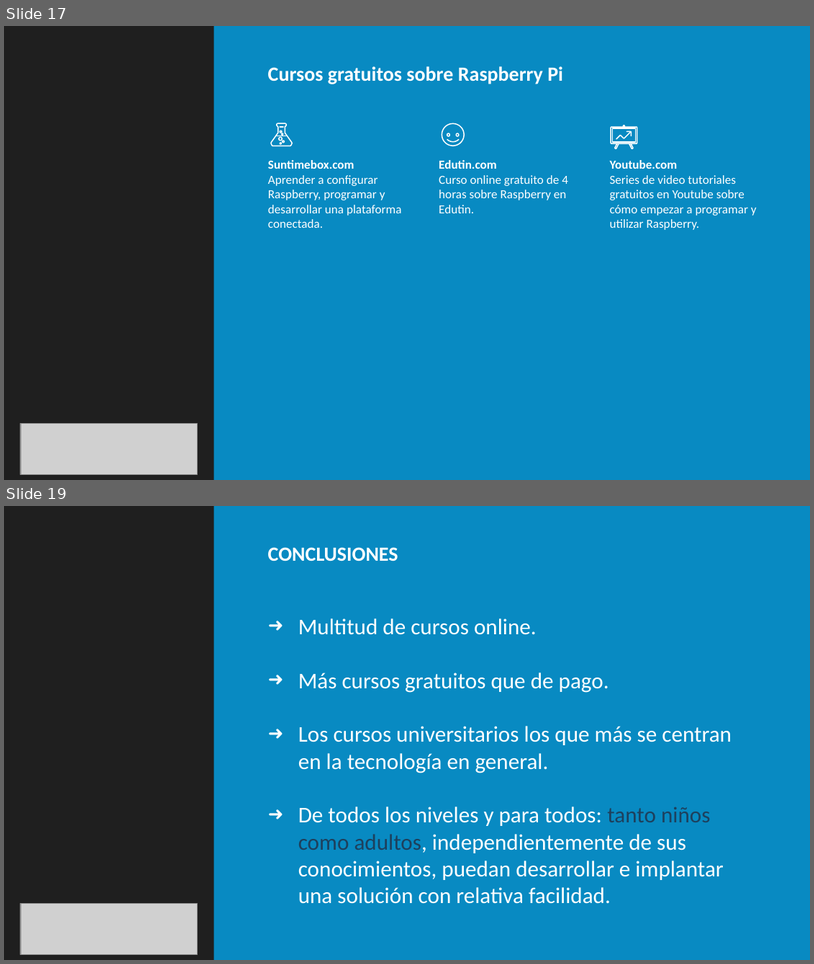
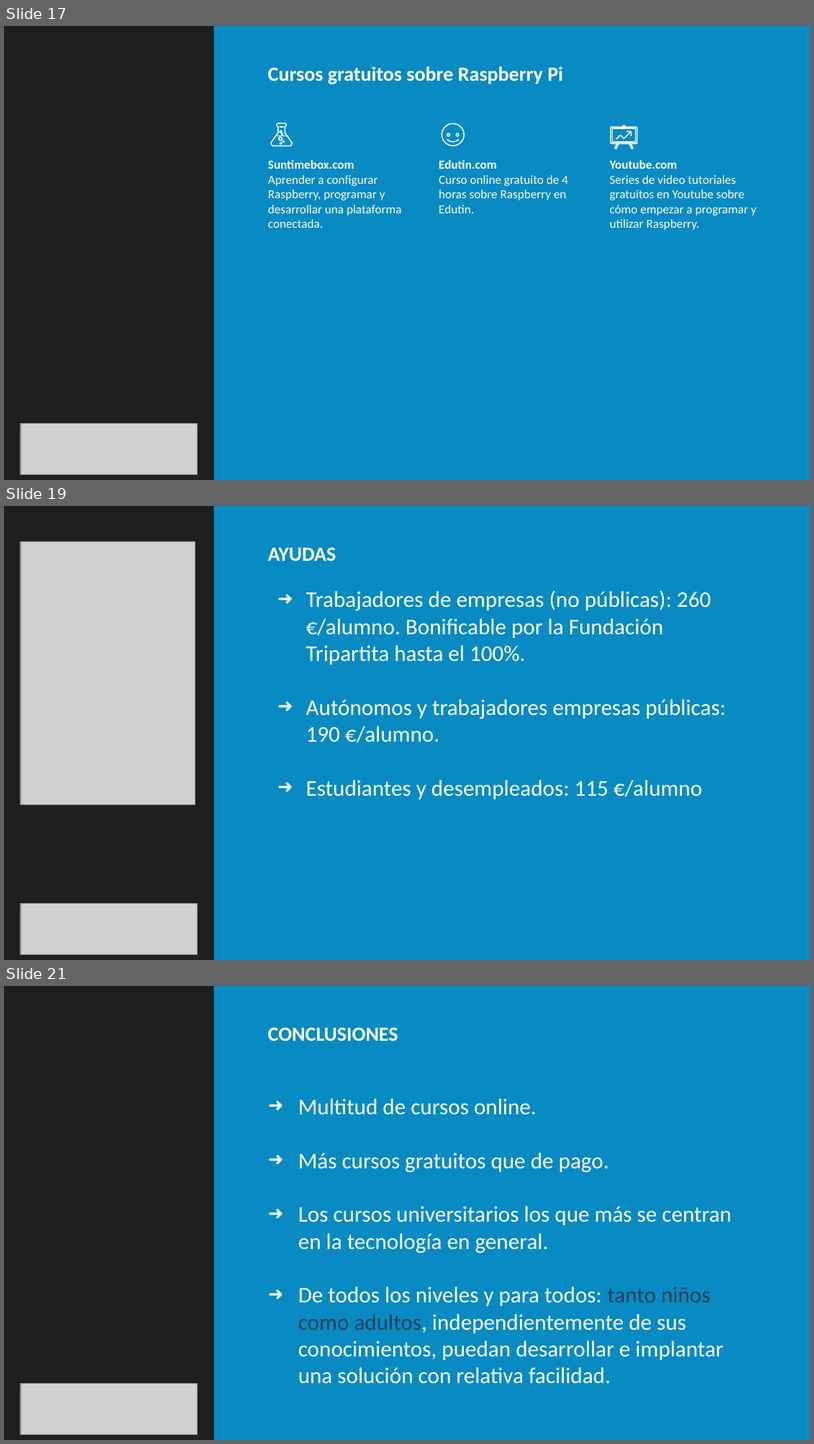
Before and after one commit to dmoreno19949/DTE_TG_ARDUINO_RAPSBERRY, a slide deck: TG1/TG1_sync1.david.pptx. Shown one above the other, each under a label of ours: slides 17 and 19 before the commit, slides 17, 19 and 21 after it; the slides between them are not shown. The pictures are 814x964 and 814x1444 pixels, drawn with LibreOffice and Linux fonts; fonts in the diff are those of the drawing; grey boxes stand for pictures; background and template pictures are left out; a plain dark background stands for a picture behind light text. Boxes give left, top, right and bottom in pixels: in the first picture for what was removed or moved away, otherwise in the second. Text is boxed around its words. In the diff, an @@ line names an element or a change of style, - is before the commit and + after.

Commit message:
final

```diff
--- a/TG1/TG1_sync1.david.pptx
+++ b/TG1/TG1_sync1.david.pptx
@@ slide 19 added at [4,506,810,960], background picture (left out); not listed: 2 template elements that a slide beside it also shows @@
@@ picture added at [21,541,196,804] @@
@@ title added at [268,547,337,561], 18 pt, text #FFFFFF, bold @@
+AYUDAS
@@ text added at [306,590,726,799], 20 pt, text #FFFFFF @@
+➜ Trabajadores de empresas (no públicas): 260 €/alumno. Bonificable por la Fundación Tripartita hasta el 100%.
+➜ Autónomos y trabajadores empresas públicas: 190 €/alumno.
+➜ Estudiantes y desempleados: 115 €/alumno
@@ picture added at [21,903,198,955] @@
@@ what was slide 19 is now slide 21 @@
```
Also in this commit, not shown: 4 slides changed, 1 other slide added.
